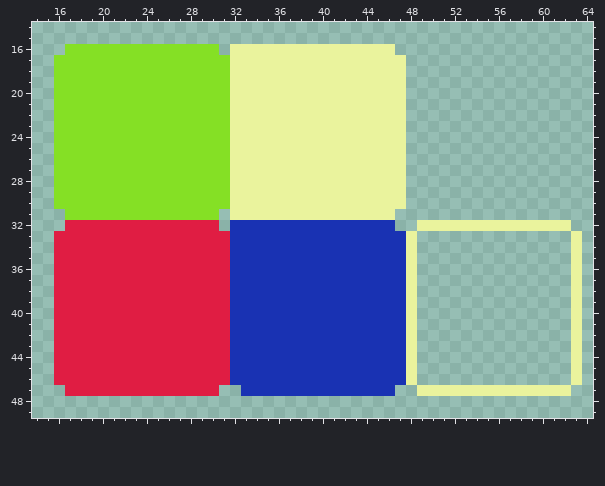
Edited in one commit: pixel-art file (Build Up/Assets/assets/sprites/tile map.aseprite). Above is the file before it was changed.
128x128 pixels, 1 frame. Shown: x 14..64, y 14..49.
After:
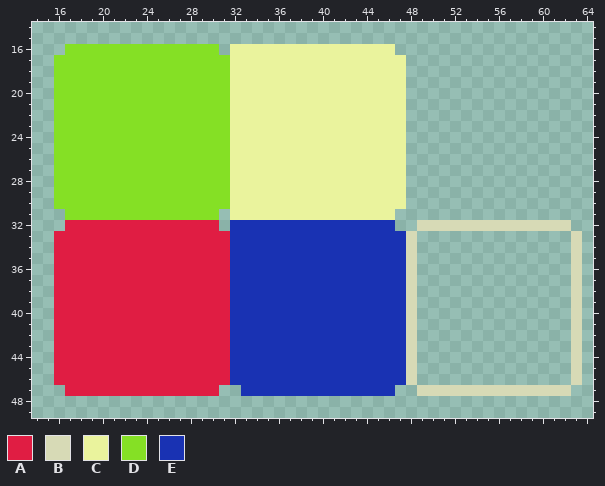
Palette (. is transparent): A #e01d43  B #d7dab6  C #eaf39d  D #85e025  E #1932b3
What changed:
@@ x 46..64 @@
 31 C..................
-32 E..CCCCCCCCCCCCCC..
-33 EEC..............C.
-34 EEC..............C.
-35 EEC..............C.
-36 EEC..............C.
-37 EEC..............C.
-38 EEC..............C.
-39 EEC..............C.
-40 EEC..............C.
-41 EEC..............C.
-42 EEC..............C.
-43 EEC..............C.
-44 EEC..............C.
-45 EEC..............C.
-46 EEC..............C.
-47 E..CCCCCCCCCCCCCC..
+32 E..BBBBBBBBBBBBBB..
+33 EEB..............B.
+34 EEB..............B.
+35 EEB..............B.
+36 EEB..............B.
+37 EEB..............B.
+38 EEB..............B.
+39 EEB..............B.
+40 EEB..............B.
+41 EEB..............B.
+42 EEB..............B.
+43 EEB..............B.
+44 EEB..............B.
+45 EEB..............B.
+46 EEB..............B.
+47 E..BBBBBBBBBBBBBB..
 48 ...................
Pixel boxes of the changes (left, top, right, bottom) in both pictures:
changed: (406, 220, 582, 396)
